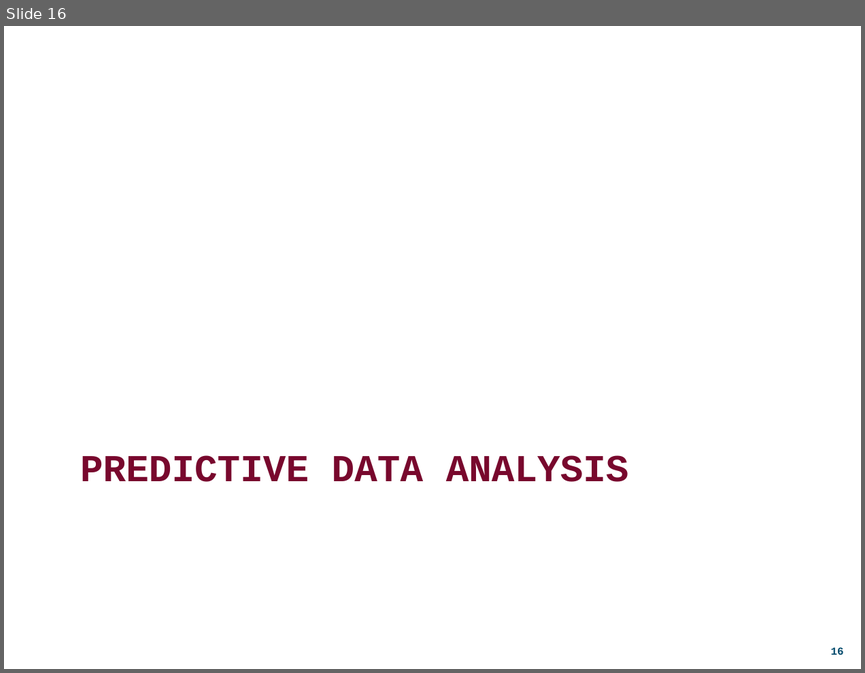
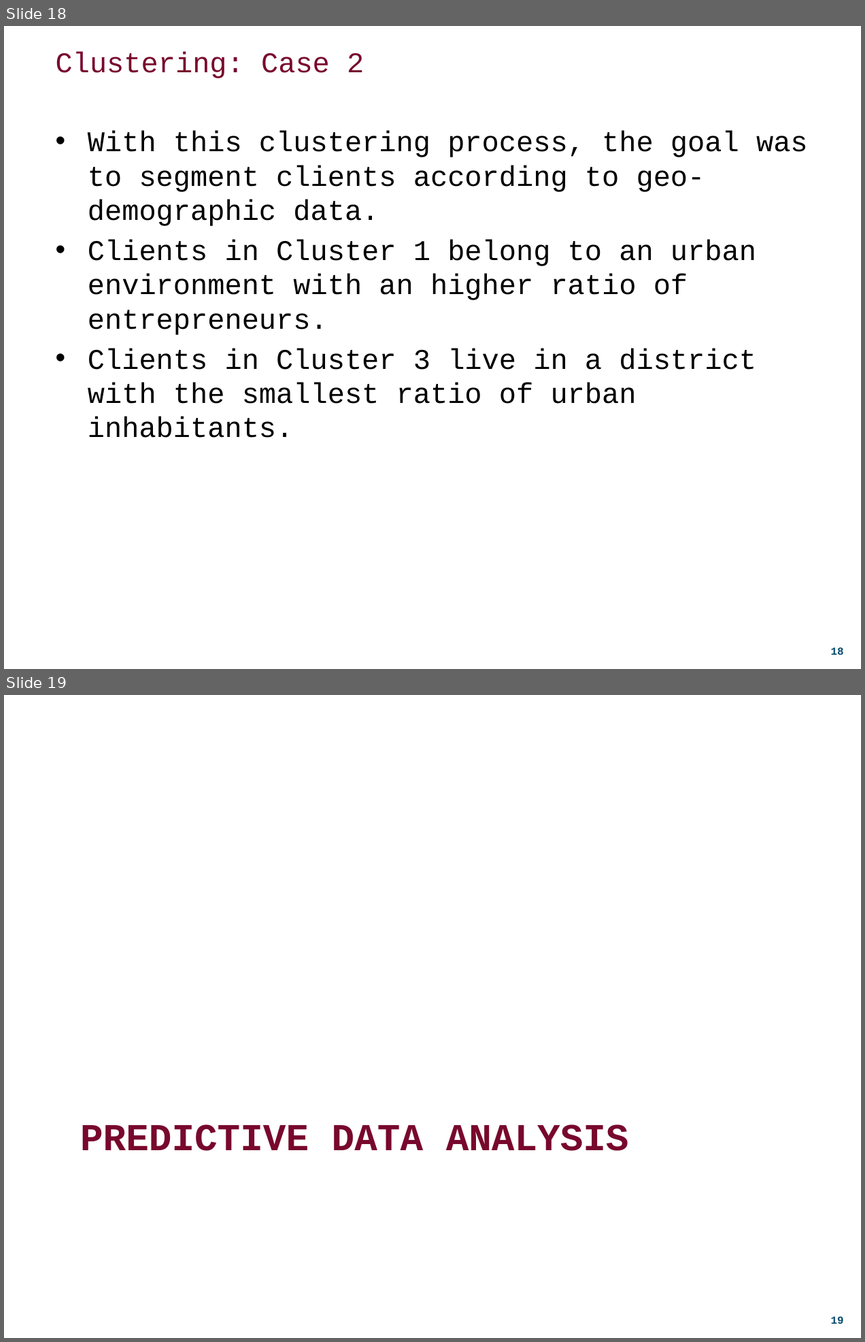
Before and after one commit to DDuarte/DataMiningBanking, a slide deck: Presentation/ecac_presentation.pptx. Shown one above the other, each under a label of ours: slide 16 before the commit, slides 18 and 19 after it. The pictures are 865x673 and 865x1342 pixels, drawn with LibreOffice and Linux fonts; fonts in the diff are those of the drawing; background and template pictures are left out. Boxes give left, top, right and bottom in pixels: in the first picture for what was removed or moved away, otherwise in the second. Text is boxed around its words. In the diff, an @@ line names an element or a change of style, - is before the commit and + after.

```diff
--- a/Presentation/ecac_presentation.pptx
+++ b/Presentation/ecac_presentation.pptx
@@ slide 18 added at bbox=[4, 26, 861, 669], background #FFFFFF; not listed: 1 template element that a slide beside it also shows @@
@@ title added at bbox=[56, 52, 364, 78], 24 pt, text #78082D @@
+Clustering: Case 2
@@ text added at bbox=[88, 131, 808, 437], 24 pt, text #000000 @@
+• With this clustering process, the goal was to segment clients according to geo-demographic data.
+• Clients in Cluster 1 belong to an urban environment with an higher ratio of entrepreneurs.
+• Clients in Cluster 3 live in a district with the smallest ratio of urban inhabitants.
@@ what was slide 16 is now slide 19 @@
```
Also in this commit, not shown: 4 slides changed, 15 other slides added, 1 slide removed.
